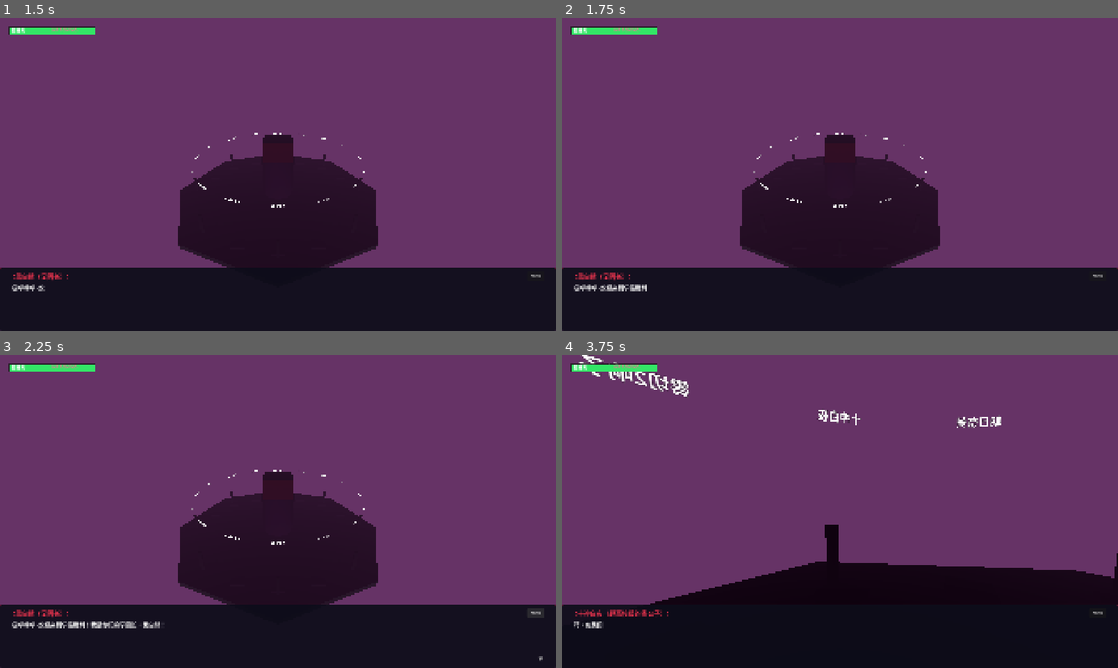
Above: before the commit, frames 1-4 (two rows, left to right).
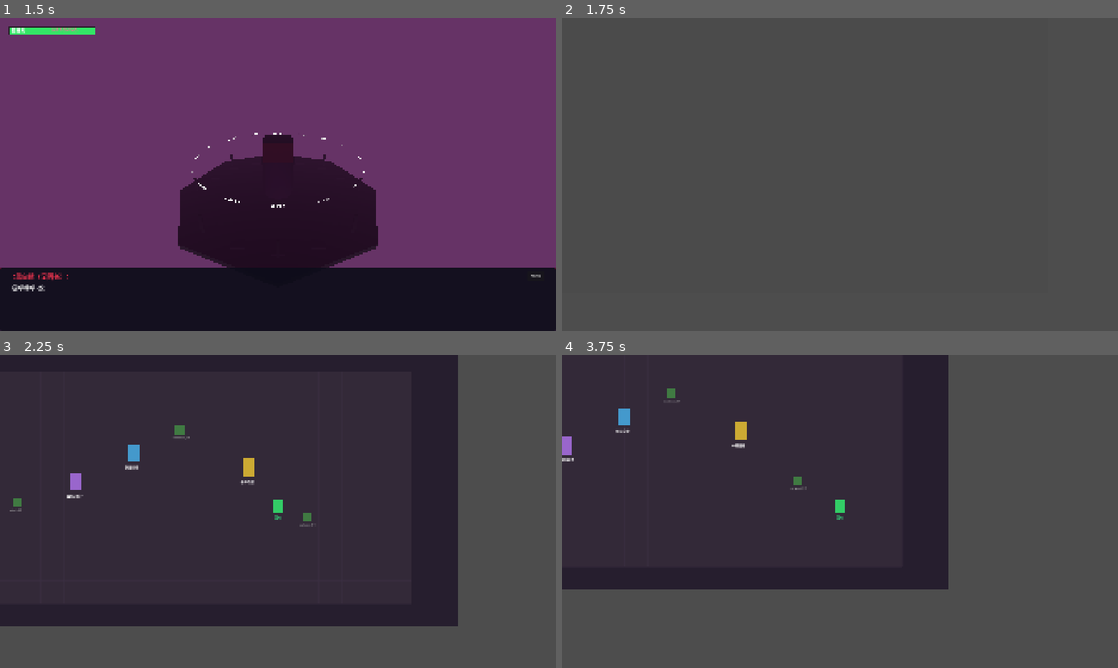
Above: after the commit, the same moments.

Repository: Luguoyn/dangan-AI
Game: Godot game, scene res://scenes/main.tscn
Two runs of this game, one before a commit and one after it. Both use one fixed random seed, a clock stepped at 60 frames per second and the inputs below.
Inputs (mouse positions are in pixels of both pictures, inside the frame that each line leads up to):
- Up to frame 1 (1.5 s): tap Enter (confirm) at 0.5 s; move the mouse to (400, 158) at 0.52 s; hold D (move_right) 0.53-1.28 s; tap B at 0.6 s; click (400, 158) at 0.67 s; tap T at 0.8, 1.35 s; move the mouse to (166, 190) at 1.27 s; hold S (move_down) from 1.28 s (still down)
- Up to frame 2 (1.75 s): keep holding S (move_down); tap B at 1.55 s
- Up to frame 3 (2.25 s): release S (move_down) at 2 s; click (533, 611) at 2 s, where only the run before the commit has a clickable "AUTO"
- Up to frame 4 (3.75 s): move the mouse to (895, 442) at 2.77 s; hold D (move_right) 2.78-3.53 s; hold Enter (confirm) 2.78-3.53 s; tap T at 3.05 s; move the mouse to (812, 574) at 3.52 s; hold W (move_up) from 3.53 s (still down); click (812, 574) at 3.6 s

Frame 1 is identical in both runs. In frame 2, 100% of the frame differs, in the area x 0-100%, y 0-100%; in frame 3, 93%; in frame 4, 100%.

Commit message:
fix: B键提前到ScriptInterpreter守卫之前, 返回时清理活跃小游戏UI

Diff:
--- a/scripts/courtroom/courtroom_scene.gd
+++ b/scripts/courtroom/courtroom_scene.gd
@@ -51,11 +51,15 @@
 	})
 
 func _input(event: InputEvent) -> void:
+	if event is InputEventKey:
+		if event.keycode == KEY_B and event.pressed:
+			if is_instance_valid(DebateManager._active_debate_ui):
+				DebateManager._active_debate_ui.queue_free()
+			SceneManager.load_scene("main")
+			return
 	if ScriptInterpreter.is_executing or ScriptInterpreter.is_waiting_input:
 		return
 	if event is InputEventKey:
-		if event.keycode == KEY_B and event.pressed:
-			SceneManager.load_scene("main")
 		if event.keycode == KEY_D and event.pressed:
 			show_hp_bar()
 			EventBus.start_nonstop_debate.emit("debate_test_01")
